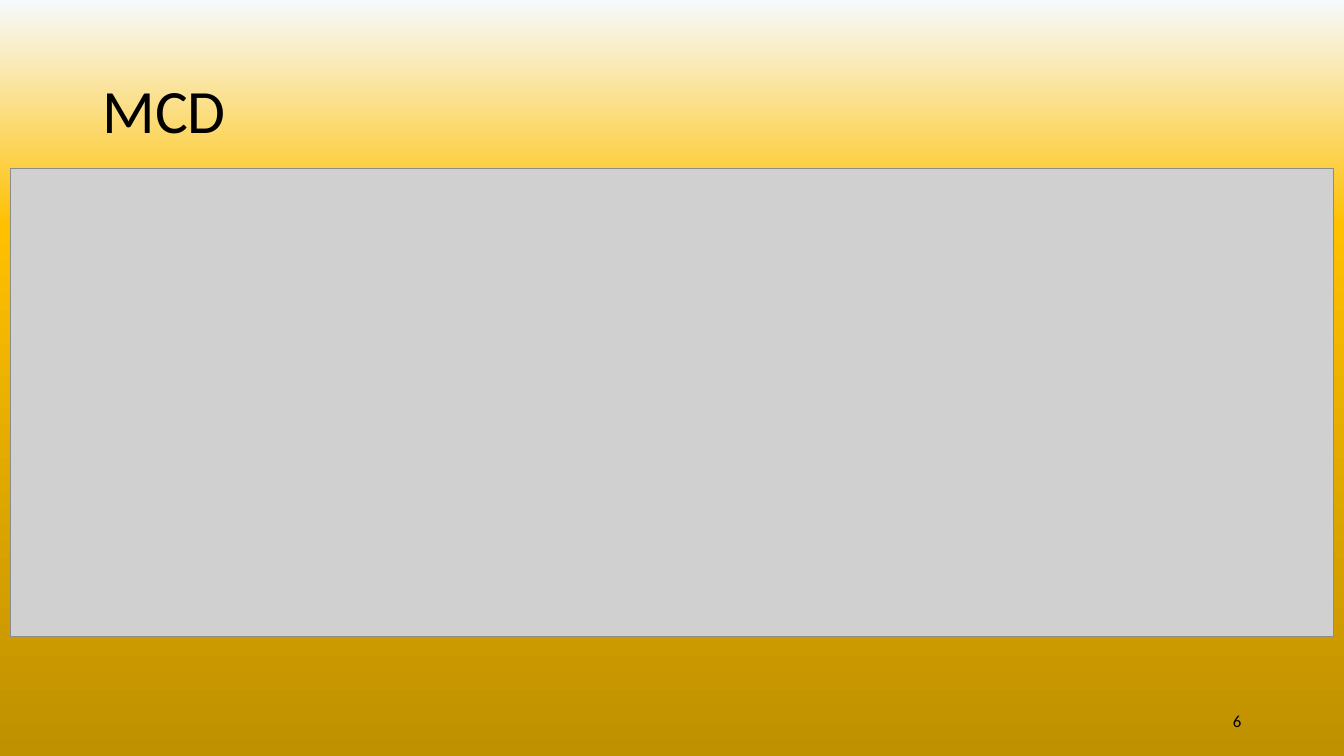
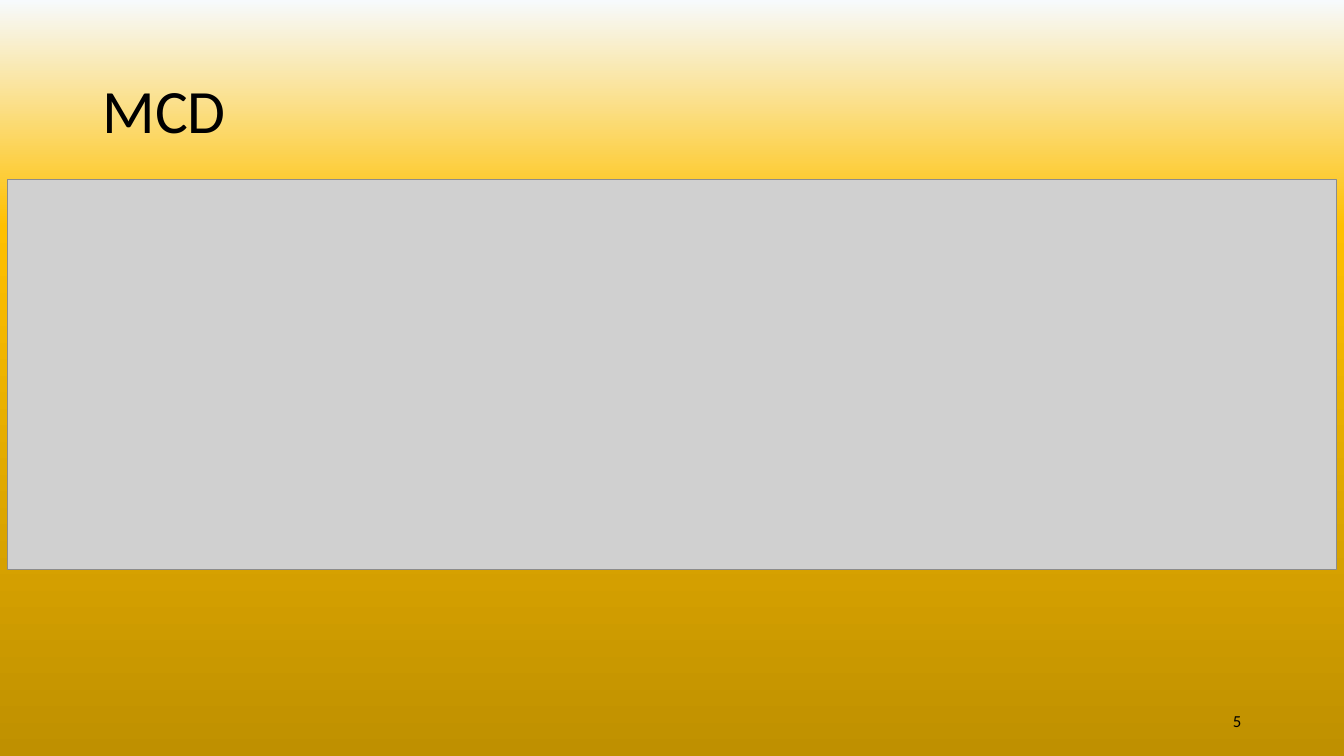
Before and after one commit to SebLeyr/Rotten_potatoes, a slide deck: slide 5 of Conception/Rotten potatoes.pptx (slide 6 before the commit). Drawn at 1344x756 pixels with LibreOffice and Linux fonts; fonts in the diff are those of the drawing; grey boxes stand for pictures. Boxes give left, top, right and bottom in pixels: in the first picture for what was removed or moved away, otherwise in the second. Text is boxed around its words. In the diff, an @@ line names an element or a change of style, - is before the commit and + after.

```diff
--- a/Conception/Rotten potatoes.pptx
+++ b/Conception/Rotten potatoes.pptx
@@ picture: place and size @@
-picture at [11, 168, 1334, 637]
+picture at [8, 179, 1337, 570]
@@ page number at [1233, 716, 1241, 727]: text changed @@
-6
+5
```
Also in this commit, not shown: 3 other slides changed, 4 slides added, 3 slides removed, 5 other files.
